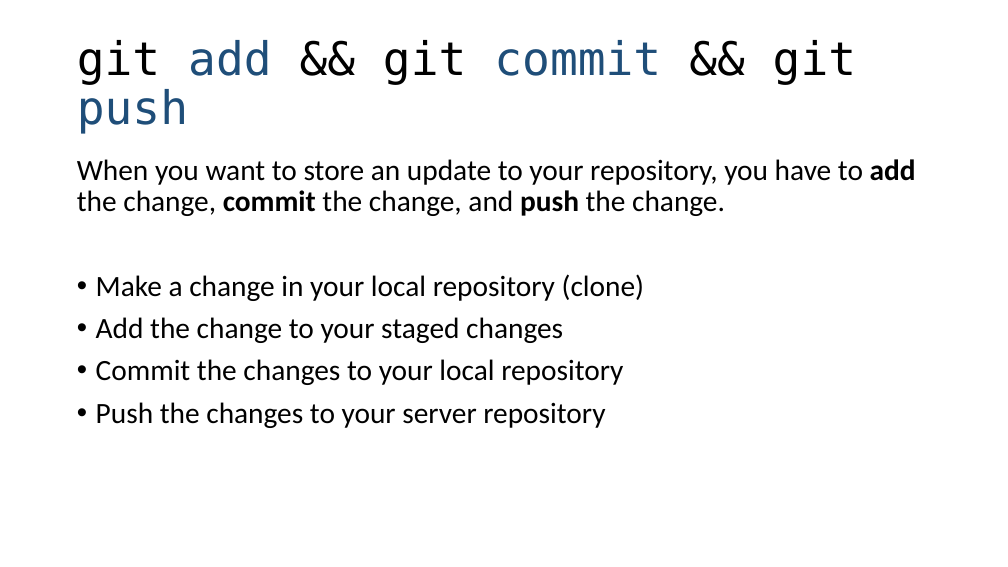
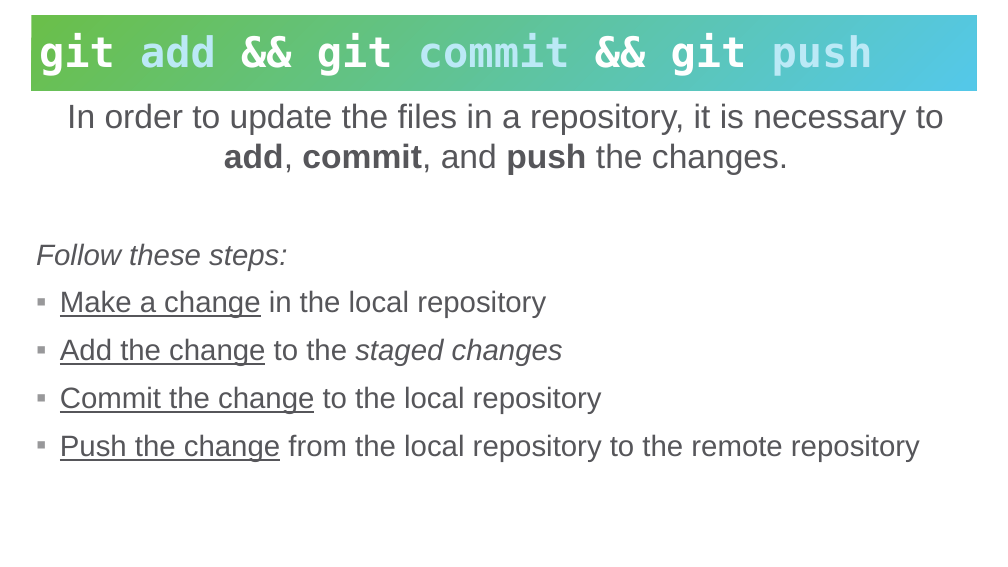
Before and after one commit to hytechclub/cs-102, a slide deck: slide 10 of Git/Intro/IntroductionToGitHub.pptx (slide 9 before the commit). Drawn at 1008x567 pixels with LibreOffice and Linux fonts; fonts in the diff are those of the drawing. Boxes give left, top, right and bottom in pixels: in the first picture for what was removed or moved away, otherwise in the second. Text is boxed around its words. In the diff, an @@ line names an element or a change of style, - is before the commit and + after.

```diff
--- a/Git/Intro/IntroductionToGitHub.pptx
+++ b/Git/Intro/IntroductionToGitHub.pptx
@@ title "git add && git commit ...": place and size @@
-title "git add && git commit ..." at bbox=[77, 40, 856, 134]
+title "git add && git commit ..." at bbox=[32, 15, 977, 91]
@@ title "git add && git commit ..." at bbox=[32, 15, 977, 91]: size 44 to 40 pt, bold on; text colour #000000 to #FFFFFF in "git && git && git"; text colour #1F4E79 to #BBE9F6 in "add commit push"; line spacing 0.9 to 0.85; fill none to gradient #6ABF4B to #54C8E8 @@
@@ text at bbox=[36, 103, 944, 462]: text changed; font Calibri to Arial; text colour #000000 to #56565A @@
-When you want to store an update to your repository, you have to add the change, commit the change, and push the change.
-• Make a change in your local repository (clone)
-• Add the change to your staged changes
-• Commit the changes to your local repository
-• Push the changes to your server repository
+In order to update the files in a repository, it is necessary to add, commit, and push the changes.
+Follow these steps:
+▪ Make a change in the local repository
+▪ Add the change to the staged changes
+▪ Commit the change to the local repository
+▪ Push the change from the local repository to the remote repository
```
Also in this commit, not shown: 7 other slides changed, 4 slides added, 3 slides removed, 1 other file.
